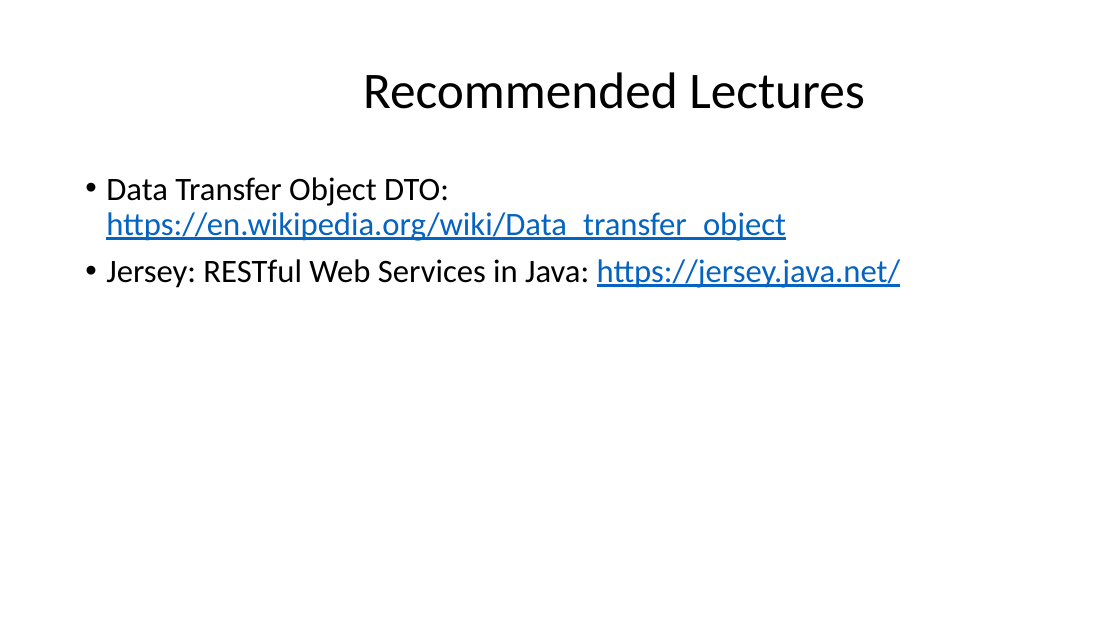
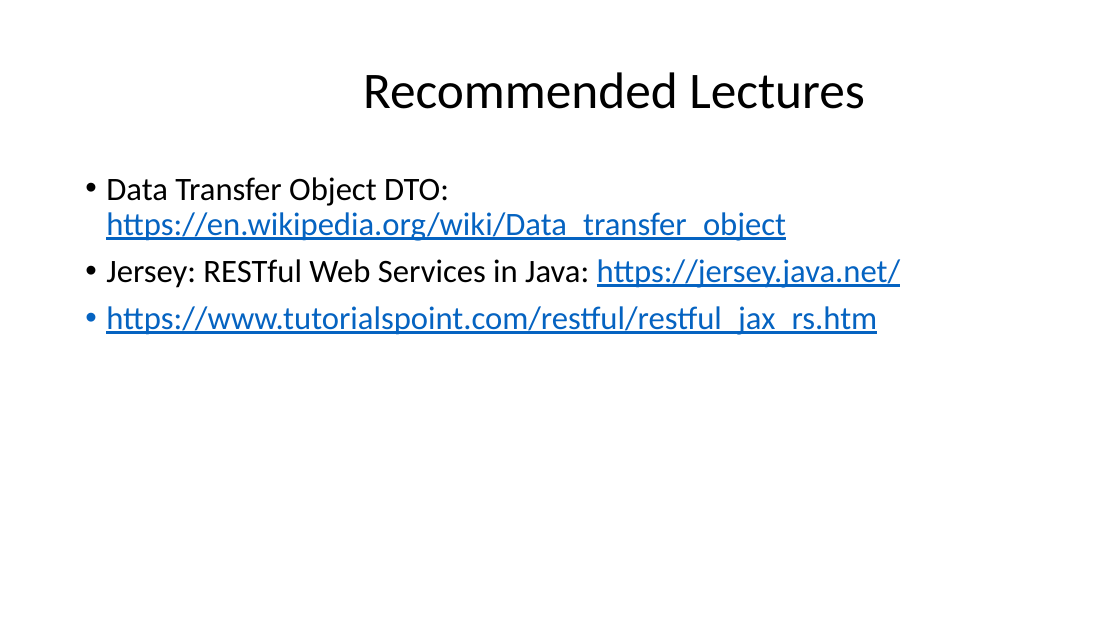
Before and after one commit to lauti910/java-bootcamp-2017, a slide deck: slide 23 of Extra Material/Topic 7) REST.pptx (slide 14 before the commit). Drawn at 1120x630 pixels with LibreOffice and Linux fonts; fonts in the diff are those of the drawing. Boxes give left, top, right and bottom in pixels: in the first picture for what was removed or moved away, otherwise in the second. Text is boxed around its words. In the diff, an @@ line names an element or a change of style, - is before the commit and + after.

```diff
--- a/Extra Material/Topic 7) REST.pptx
+++ b/Extra Material/Topic 7) REST.pptx
@@ text at (106,306,877,335): paragraph added @@
+• https://www.tutorialspoint.com/restful/restful_jax_rs.htm
```
Also in this commit, not shown: 2 other slides changed, 9 slides added, 1 other file.
